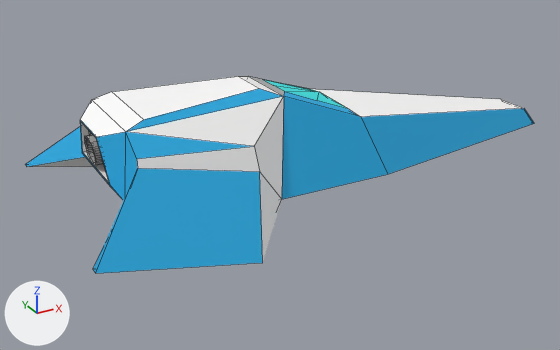
The FBX model Assets/Models/ship3.fbx, before and after one commit.
The view is the same before and after, from a 50 mm camera at (-3.38, -8.92, 3.58) aimed at (1.55, 0.05, -0.91). The lights are fixed; the arrows at lower left show +X, +Y and +Z. Mesh edges are drawn as thin lines.
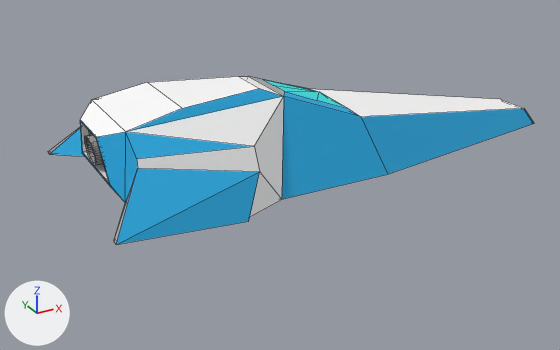
Boxes [x1, y1, x2, y2] around the edits, measured in the pictures (560 x 350 px):
'Cube', reshaped (15% shorter): before [26, 76, 534, 273]; after [48, 76, 534, 244]
part 1 of me_cube, built on: before [26, 76, 283, 273]; after [48, 76, 283, 244]

The change, as a list of edits to the scene's bpy script:
```text
Change me_cube:
    used by ob_cube; location = (0.0, 0.0, 0.0)
    remove me_cube.from_pydata(...)  # 173 vertices, 153 faces; spans x -1.65..6.09, y -1.7..1.7, z -1.13..0.56
    add me_cube.from_pydata(...)  # 178 vertices, 168 faces; spans x -1.36..6.09, y -1.54..1.54, z -0.78..0.57
    me_cube part 1
    9 faces are deleted
    10 vertices move from x -1.65..0.35, y -1.7..1.7, z -1.13..0.51 to x -1.36..0.35, y -1.54..1.54, z -0.73..0.57
    5 vertices are added at (1.0, 0.0, -0.74), (-0.69, 0.91, -0.37), (-0.69, -0.91, -0.37), (-1.0, 0.0, -0.4), (-0.48, 0.0, -0.67)
    4 new faces join them, mat_gray (grey #a7a7a7)
    13 new faces join them, mat_primarycolor (white #ffffff)
    7 new faces join them, mat_secondarycolor (cyan #1faee7)
```
